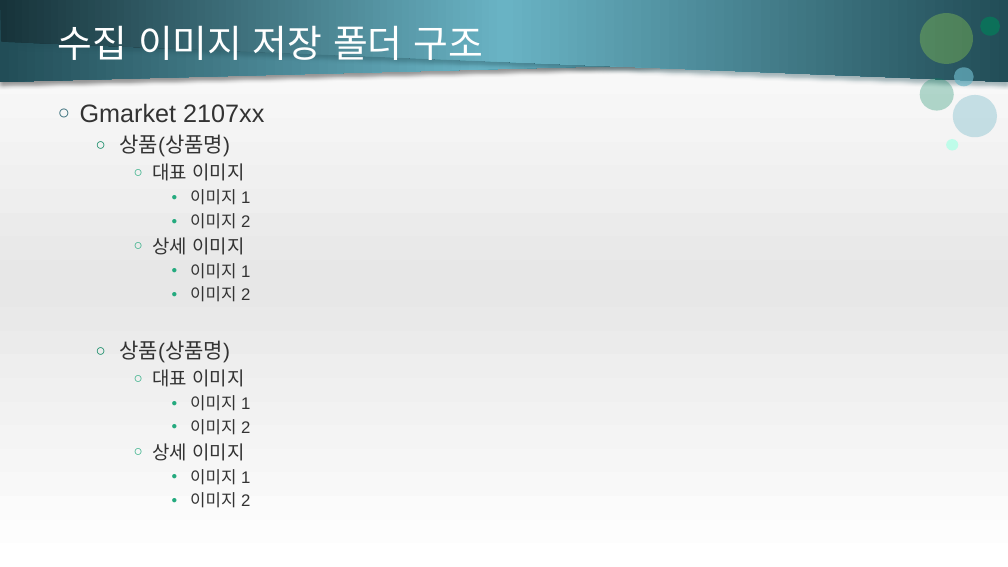
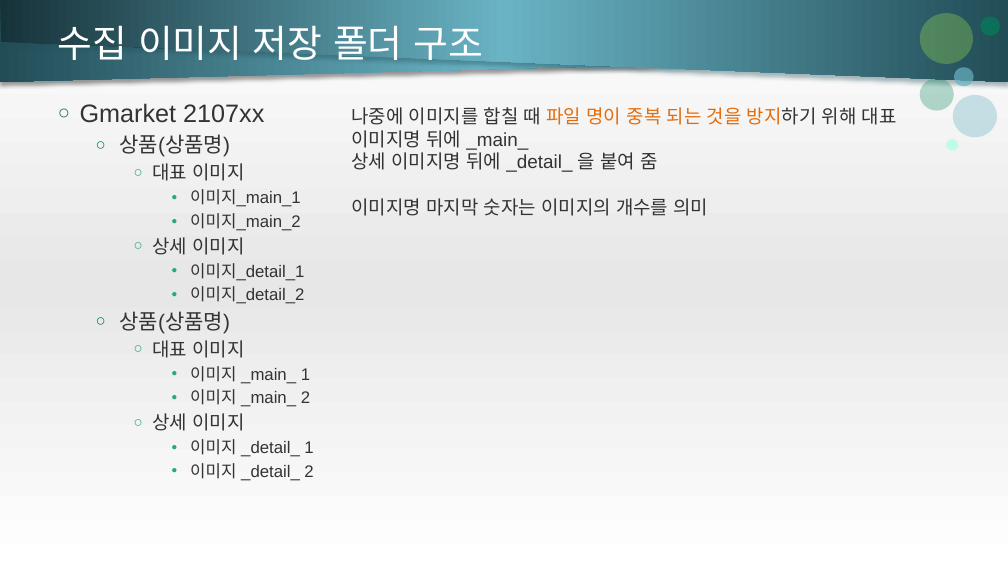
Before and after one commit to CoffeeShelter/GmarketCrawler, a slide deck: slide 7 of 이주훈-크롤링 계획서.pptx. Drawn at 1008x567 pixels with LibreOffice and Linux fonts; fonts in the diff are those of the drawing. Boxes give left, top, right and bottom in pixels: in the first picture for what was removed or moved away, otherwise in the second. Text is boxed around its words. In the diff, an @@ line names an element or a change of style, - is before the commit and + after.

```diff
--- a/이주훈-크롤링 계획서.pptx
+++ b/이주훈-크롤링 계획서.pptx
@@ text added at box(351, 107, 897, 216), 18 pt, text #333333 @@
+나중에 이미지를 합칠 때 파일 명이 중복 되는 것을 방지하기 위해 대표 이미지명 뒤에 _main_
+상세 이미지명 뒤에 _detail_ 을 붙여 줌
+이미지명 마지막 숫자는 이미지의 개수를 의미
@@ text at box(190, 189, 301, 231): text changed @@
-      ● 이미지 1
-      ● 이미지 2
+      ● 이미지_main_1
+      ● 이미지_main_2
@@ text at box(190, 263, 304, 304): text changed @@
-      ● 이미지 1
-      ● 이미지 2
+      ● 이미지_detail_1
+      ● 이미지_detail_2
@@ text at box(190, 366, 310, 407): text changed @@
-      ● 이미지 1
-      ● 이미지 2
+      ● 이미지 _main_ 1
+      ● 이미지 _main_ 2
@@ text at box(190, 439, 313, 481): text changed @@
-      ● 이미지 1
-      ● 이미지 2
+      ● 이미지 _detail_ 1
+      ● 이미지 _detail_ 2
```
Also in this commit, not shown: 3 other slides changed, 10 other files.
